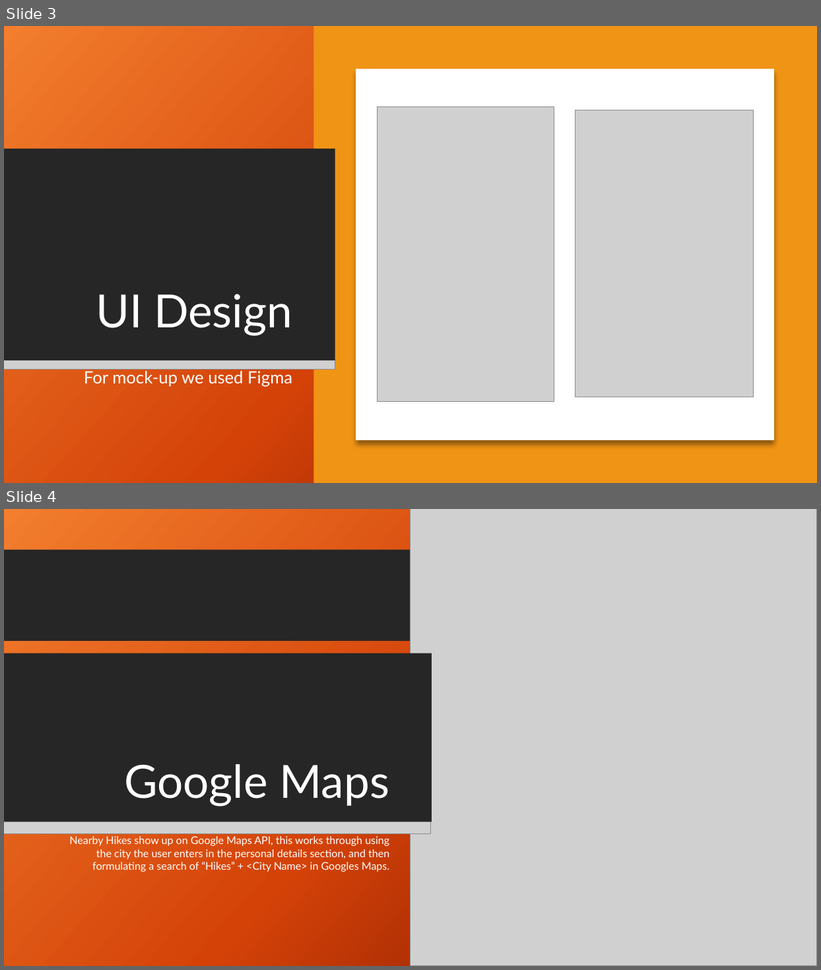
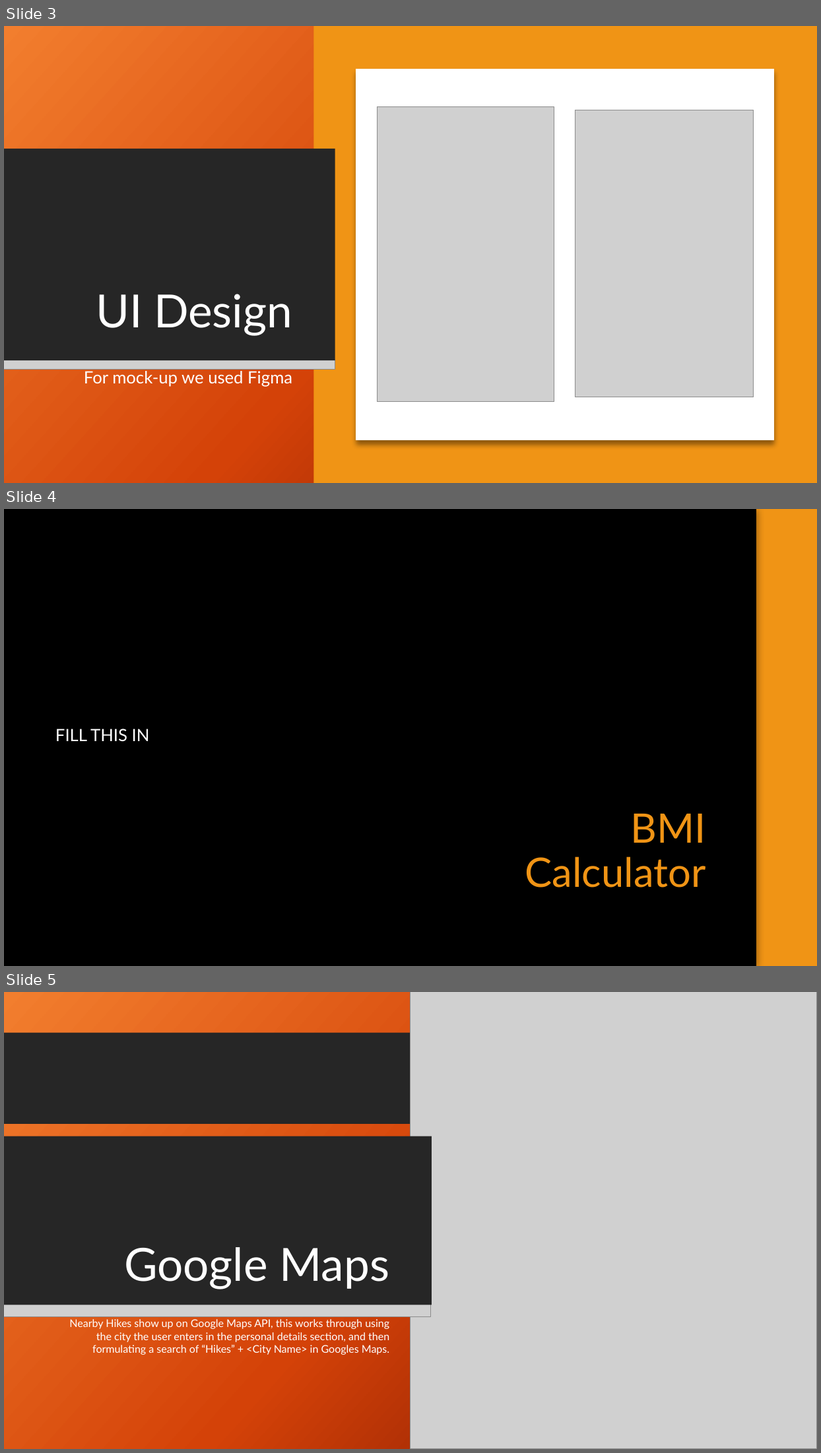
Before and after one commit to polinaLyubavina/Application-System-Design-CS6018, a slide deck: LifestylePPT_Rudy.pptx. Shown one above the other, each under a label of ours: slides 3 and 4 before the commit, slides 3, 4 and 5 after it. The pictures are 821x970 and 821x1453 pixels, drawn with LibreOffice and Linux fonts; fonts in the diff are those of the drawing; grey boxes stand for pictures; background and template pictures are left out. Boxes give left, top, right and bottom in pixels: in the first picture for what was removed or moved away, otherwise in the second. Text is boxed around its words. In the diff, an @@ line names an element or a change of style, - is before the commit and + after.

Commit message:
Updates

```diff
--- a/LifestylePPT_Rudy.pptx
+++ b/LifestylePPT_Rudy.pptx
@@ slide 4 added at (4, 509, 817, 966), background picture (left out); not listed: 2 template elements that a slide beside it also shows @@
@@ rectangle added at (4, 509, 757, 966), fill #000000 @@
@@ rectangle added at (757, 509, 817, 966), fill #F09415 @@
@@ text added at (55, 729, 150, 742), 20 pt, text #FFFFFF @@
+FILL THIS IN
@@ title added at (525, 814, 706, 888), 48 pt, text #F09415 @@
+BMI Calculator
@@ what was slide 4 is now slide 5 @@
```
